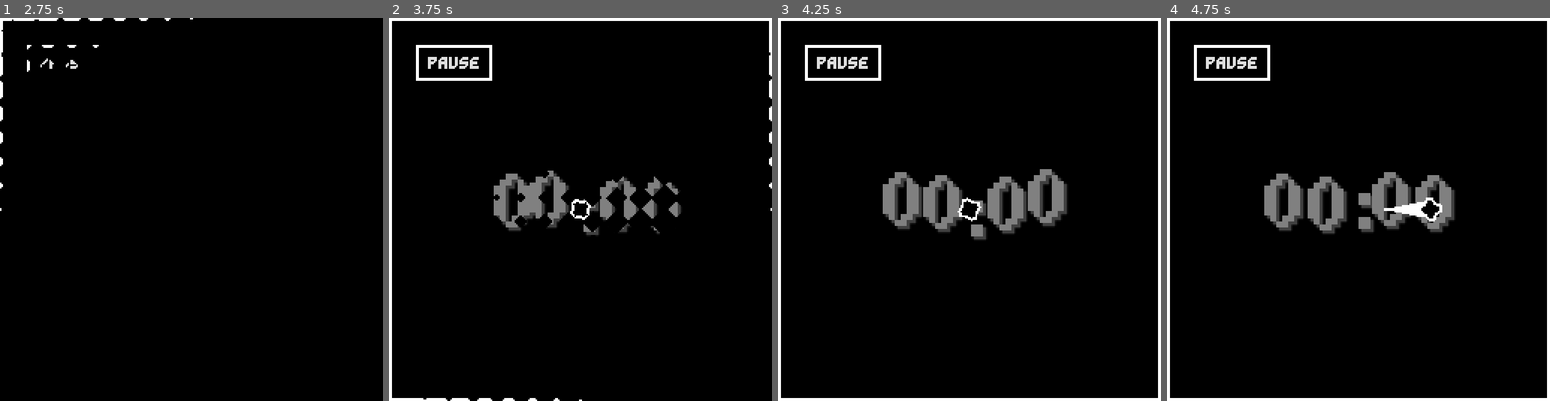
Above: before the commit, frames 1-4 (left to right).
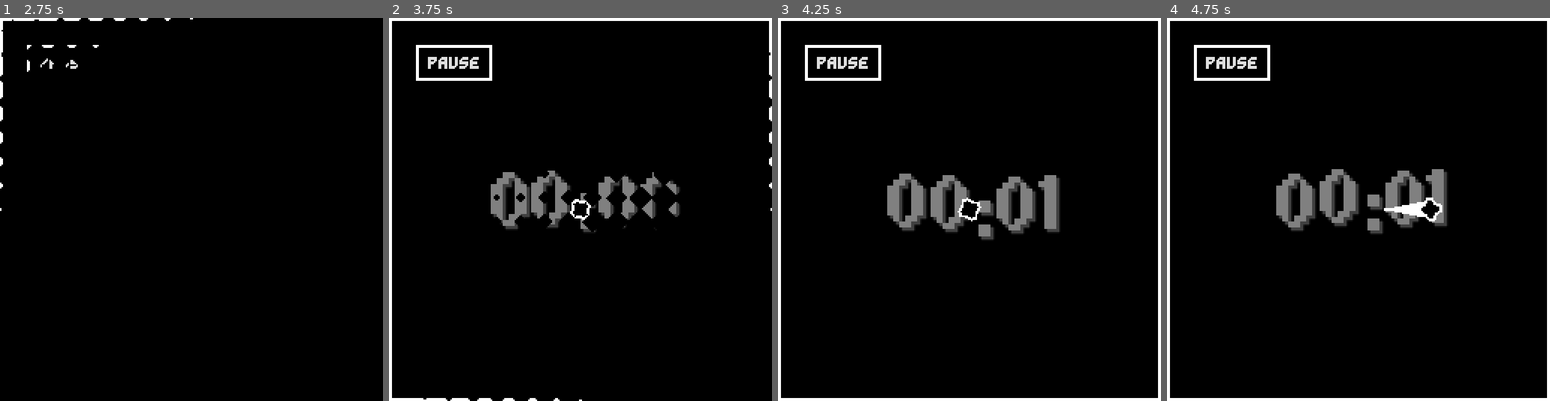
Above: after the commit, the same moments.

Repository: Ayabee527/mini-jam-155-wind
Game: Godot game, scene res://main_menu/main_menu.tscn
Same seed, same stepped clock (60 frames per second), same inputs: the game is played once before the commit and once after it.
Inputs (mouse positions are in pixels of both pictures, inside the frame that each line leads up to):
- Up to frame 1 (2.75 s): click "PLAY" at 0.5 s; click (275, 159) at 1.25 s; click "PLAY" at 2 s
- Up to frame 2 (3.75 s): click "pause" at 2.75 s; click "RESUME" at 3.5 s
- Up to frame 3 (4.25 s): no input
- Up to frame 4 (4.75 s): tap Enter at 4.25 s; move the mouse to (1442, 190) at 4.27 s; hold D (move_right) from 4.28 s (still down); tap Backspace at 4.35 s; click (1442, 190) at 4.42 s

Frame 1 is identical in both runs. In frame 2, 1.4% of the frame differs, in the area x 26-77%, y 39-57%; in frame 3, 4.2%; in frame 4, 5.0%, in the area x 25-75%, y 39-57%.

Commit message:
bullet hell setup start + pause menu music tweaks

Diff:
--- a/game/bullet_hell/bullethell.gd
+++ b/game/bullet_hell/bullethell.gd
@@ -1 +1,36 @@
 extends Node2D
+
+@export var timer_label: RichTextLabel
+
+var death_value: float = 0.0
+
+var time_alive: int = 0
+
+func get_time_text() -> String:
+	var text: String = "00:00"
+
+	var minutes: int = 0
+	var seconds: int = 0
+
+	seconds = time_alive % 60
+	minutes = time_alive / 60
+
+	var minute_text: String = "00"
+	if minutes < 10:
+		minute_text = "0" + str(minutes)
+	else:
+		minute_text = str(minutes)
+
+	var second_text: String = "00"
+	if seconds < 10:
+		second_text = "0" + str(seconds)
+	else:
+		second_text = str(seconds)
+
+	text = minute_text + ":" + second_text
+
+	return text
+
+func _on_survive_timer_timeout() -> void:
+	time_alive += 1
+	timer_label.text = "[center][shake rate=10 level=8][wave]" + get_time_text()
--- a/game/bullet_hell/bullethell.tscn
+++ b/game/bullet_hell/bullethell.tscn
@@ -2,6 +2,7 @@
 
 [ext_resource type="Script" path="res://bullet_hell/bullethell.gd" id="1_n4gij"]
 [ext_resource type="FontFile" uid="uid://dg0wgobwcnhf1" path="res://assets/fonts/GravityBold8.ttf" id="1_wb326"]
+[ext_resource type="Texture2D" uid="uid://b1ip8ns0ffgs1" path="res://assets/textures/filled-square.png" id="2_5nrrn"]
 [ext_resource type="FontFile" uid="uid://gaye3ibwfthw" path="res://assets/fonts/fibberish.ttf" id="2_6b54b"]
 [ext_resource type="Script" path="res://endless/achieve_popper/achieve_popper.gd" id="3_6td5k"]
 [ext_resource type="AudioStream" uid="uid://b82ilmqxmlcla" path="res://assets/sounds/1up.wav" id="4_y10sq"]
@@ -9,7 +10,6 @@
 [ext_resource type="Script" path="res://endless/WindMomma.gd" id="6_doykb"]
 [ext_resource type="AudioStream" uid="uid://dw54f4giu733f" path="res://assets/music/eye-of-the-hurricane.ogg" id="7_65o8f"]
 [ext_resource type="Script" path="res://endless/pause_menu/pause_menu.gd" id="8_rci5j"]
-[ext_resource type="AudioStream" uid="uid://cujcp3l4en5m4" path="res://assets/music/wind-of-change.ogg" id="9_j4avg"]
 [ext_resource type="PackedScene" uid="uid://cmamu5udwoaqb" path="res://main_menu/options/options_menu.tscn" id="10_28kbx"]
 
 [sub_resource type="StyleBoxFlat" id="StyleBoxFlat_banhl"]
@@ -143,8 +143,12 @@
 border_width_bottom = 2
 border_color = Color(1, 1, 1, 1)
 
-[node name="BulletHell" type="Node2D"]
+[node name="BulletHell" type="Node2D" node_paths=PackedStringArray("timer_label")]
 script = ExtResource("1_n4gij")
+timer_label = NodePath("BGColor/MarginContainer/CenterContainer/VBoxContainer/Time")
+
+[node name="SurviveTimer" type="Timer" parent="."]
+autostart = true
 
 [node name="BGColor" type="PanelContainer" parent="."]
 clip_contents = true
@@ -152,6 +156,15 @@
 offset_right = 40.0
 offset_bottom = 40.0
 theme_override_styles/panel = SubResource("StyleBoxFlat_banhl")
+
+[node name="DeathBar" type="TextureProgressBar" parent="BGColor"]
+layout_mode = 2
+max_value = 1.0
+step = 0.001
+fill_mode = 3
+nine_patch_stretch = true
+texture_progress = ExtResource("2_5nrrn")
+tint_progress = Color(1, 0, 0, 0.501961)
 
 [node name="MarginContainer" type="MarginContainer" parent="BGColor"]
 layout_mode = 2
@@ -205,7 +218,7 @@
 theme_override_fonts/normal_font = ExtResource("2_6b54b")
 theme_override_font_sizes/normal_font_size = 64
 bbcode_enabled = true
-text = "[center][shake rate=10 level=24]00:00"
+text = "[center][shake rate=10 level=8][wave]00:00"
 fit_content = true
 autowrap_mode = 0
 
@@ -287,13 +300,14 @@
 gust_count = 50
 
 [node name="BGMusic" type="AudioStreamPlayer" parent="."]
+process_mode = 3
 stream = ExtResource("7_65o8f")
 autoplay = true
 bus = &"music"
 
 [node name="UI" type="CanvasLayer" parent="."]
 
-[node name="PauseMenu" type="PanelContainer" parent="UI" node_paths=PackedStringArray("options_menu")]
+[node name="PauseMenu" type="PanelContainer" parent="UI" node_paths=PackedStringArray("options_menu", "music")]
 process_mode = 3
 visible = false
 anchors_preset = 15
@@ -304,6 +318,7 @@
 theme_override_styles/panel = SubResource("StyleBoxFlat_4lrdf")
 script = ExtResource("8_rci5j")
 options_menu = NodePath("../OptionsMenu")
+music = NodePath("../../BGMusic")
 
 [node name="CenterContainer" type="CenterContainer" parent="UI/PauseMenu"]
 layout_mode = 2
@@ -377,15 +392,10 @@
 theme_override_styles/focus = SubResource("StyleBoxFlat_cdjvu")
 text = "Restart"
 
-[node name="PauseMusik" type="AudioStreamPlayer" parent="UI/PauseMenu"]
-process_mode = 2
-stream = ExtResource("9_j4avg")
-autoplay = true
-bus = &"music"
-
 [node name="OptionsMenu" parent="UI" instance=ExtResource("10_28kbx")]
 visible = false
 
+[connection signal="timeout" from="SurviveTimer" to="." method="_on_survive_timer_timeout"]
 [connection signal="pressed" from="BGColor/MarginContainer/Pause" to="UI/PauseMenu" method="_on_pause_pressed"]
 [connection signal="pressed" from="UI/PauseMenu/CenterContainer/VBoxContainer/HBoxContainer/Resume" to="UI/PauseMenu" method="_on_resume_pressed"]
 [connection signal="pressed" from="UI/PauseMenu/CenterContainer/VBoxContainer/HBoxContainer/Menu" to="UI/PauseMenu" method="_on_menu_pressed"]
--- a/game/endless/endless.tscn
+++ b/game/endless/endless.tscn
@@ -13,7 +13,6 @@
 [ext_resource type="Script" path="res://endless/WindMomma.gd" id="11_ffql8"]
 [ext_resource type="AudioStream" uid="uid://baiesrhjxoyw6" path="res://assets/music/throw-caution-to-the-wind.ogg" id="12_dbrpj"]
 [ext_resource type="Script" path="res://endless/pause_menu/pause_menu.gd" id="13_nyes4"]
-[ext_resource type="AudioStream" uid="uid://cujcp3l4en5m4" path="res://assets/music/wind-of-change.ogg" id="14_ubk2e"]
 [ext_resource type="PackedScene" uid="uid://cmamu5udwoaqb" path="res://main_menu/options/options_menu.tscn" id="15_2210x"]
 
 [sub_resource type="Gradient" id="Gradient_6u8cl"]
@@ -348,13 +347,14 @@
 autostart = true
 
 [node name="BGMusic" type="AudioStreamPlayer" parent="."]
+process_mode = 3
 stream = ExtResource("12_dbrpj")
 autoplay = true
 bus = &"music"
 
 [node name="UI" type="CanvasLayer" parent="."]
 
-[node name="PauseMenu" type="PanelContainer" parent="UI" node_paths=PackedStringArray("options_menu")]
+[node name="PauseMenu" type="PanelContainer" parent="UI" node_paths=PackedStringArray("options_menu", "music")]
 process_mode = 3
 visible = false
 anchors_preset = 15
@@ -365,6 +365,7 @@
 theme_override_styles/panel = SubResource("StyleBoxFlat_koyjs")
 script = ExtResource("13_nyes4")
 options_menu = NodePath("../OptionsMenu")
+music = NodePath("../../BGMusic")
 
 [node name="CenterContainer" type="CenterContainer" parent="UI/PauseMenu"]
 layout_mode = 2
@@ -437,12 +438,6 @@
 theme_override_styles/pressed = SubResource("StyleBoxFlat_s6kcy")
 theme_override_styles/focus = SubResource("StyleBoxFlat_nwkxi")
 text = "Restart"
-
-[node name="PauseMusik" type="AudioStreamPlayer" parent="UI/PauseMenu"]
-process_mode = 2
-stream = ExtResource("14_ubk2e")
-autoplay = true
-bus = &"music"
 
 [node name="OptionsMenu" parent="UI" instance=ExtResource("15_2210x")]
 visible = false
--- a/game/endless/pause_menu/pause_menu.gd
+++ b/game/endless/pause_menu/pause_menu.gd
@@ -1,6 +1,7 @@
 extends PanelContainer
 
 @export var options_menu: OptionsMenu
+@export var music: AudioStreamPlayer
 
 var game_overed: bool = false
 
@@ -16,11 +17,15 @@
 	if not game_overed:
 		get_tree().paused = true
 		show()
+		music.volume_db = linear_to_db(1.0)
+		music.pitch_scale = 0.5
 
 func unpause() -> void:
 	if not game_overed and not options_menu.visible:
 		get_tree().paused = false
 		hide()
+		music.volume_db = linear_to_db(1.0)
+		music.pitch_scale = 1.0
 
 
 func _on_resume_pressed() -> void:
Binary file added: game/assets/textures/filled-square.png
Not shown, added: game/assets/textures/filled-square.png.import
Binary file added: game/assets/textures/unfilled-square.png
Not shown, added: game/assets/textures/unfilled-square.png.import
Not shown: 1 places in game/endless/endless.tscn that only renumber resources
